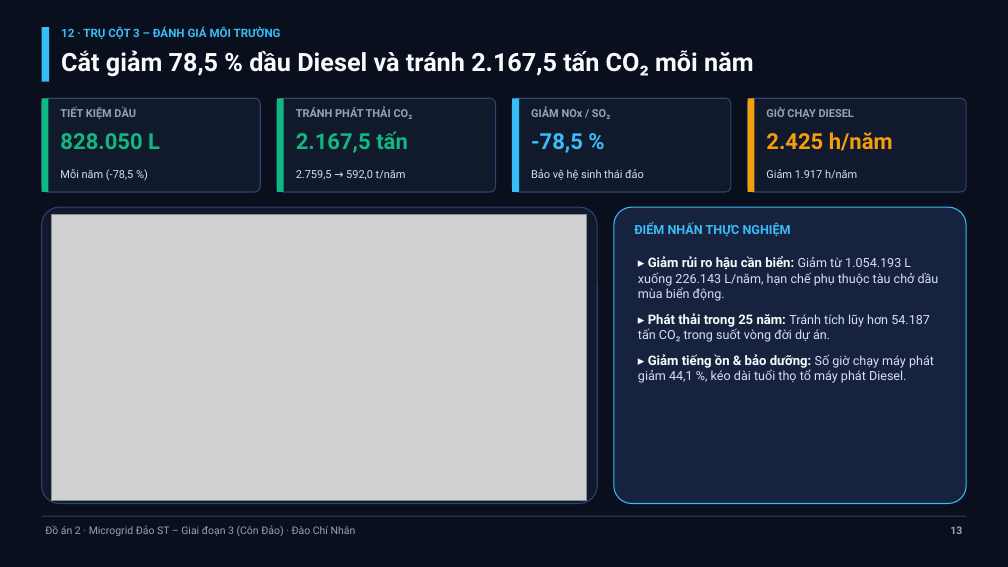
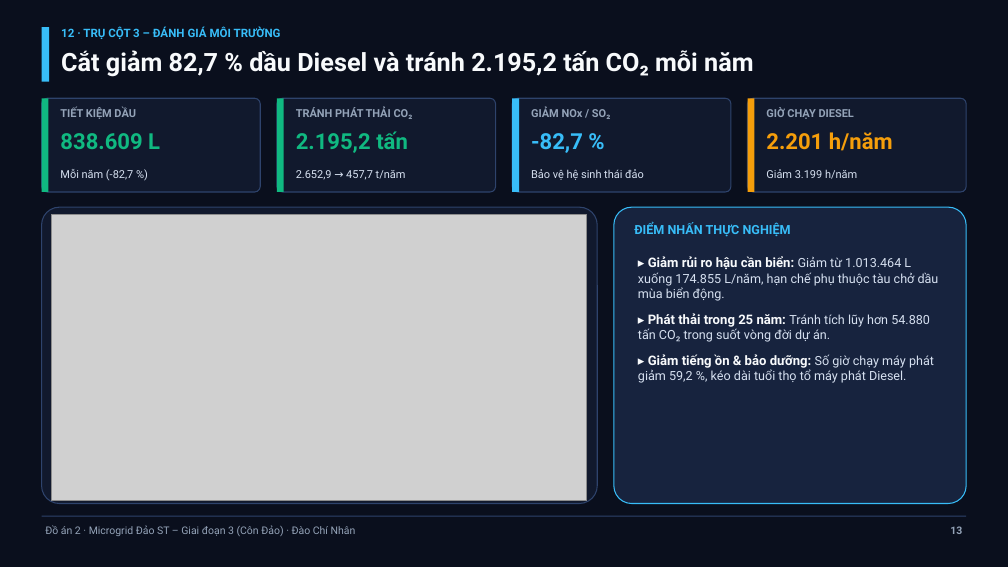
Before and after one commit to huongpro123/DoAn2_Microgrid_ConDao_ChiNhan, a slide deck: slide 13 of HO_SO_NOP_BAO_CAO_CHINH_THUC/07_Slide_Thuyet_Trinh_15_Trang_ST_Giai_Doan_3.pptx. Drawn at 1008x567 pixels with LibreOffice and Linux fonts; fonts in the diff are those of the drawing; grey boxes stand for pictures. Boxes give left, top, right and bottom in pixels: in the first picture for what was removed or moved away, otherwise in the second. Text is boxed around its words. In the diff, an @@ line names an element or a change of style, - is before the commit and + after.

```diff
--- a/HO_SO_NOP_BAO_CAO_CHINH_THUC/07_Slide_Thuyet_Trinh_15_Trang_ST_Giai_Doan_3.pptx
+++ b/HO_SO_NOP_BAO_CAO_CHINH_THUC/07_Slide_Thuyet_Trinh_15_Trang_ST_Giai_Doan_3.pptx
@@ text at bbox=[61, 50, 753, 77]: text changed @@
-Cắt giảm 78,5 % dầu Diesel và tránh 2.167,5 tấn CO₂ mỗi năm
+Cắt giảm 82,7 % dầu Diesel và tránh 2.195,2 tấn CO₂ mỗi năm
@@ text at bbox=[60, 133, 160, 149]: text changed @@
-828.050 L
+838.609 L
@@ text at bbox=[296, 131, 408, 153]: text changed @@
-2.167,5 tấn
+2.195,2 tấn
@@ text at bbox=[531, 133, 583, 153]: text changed @@
--78,5 %
+-82,7 %
@@ text at bbox=[766, 132, 893, 151]: text changed @@
-2.425 h/năm
+2.201 h/năm
@@ text at bbox=[60, 169, 133, 180]: text changed @@
-Mỗi năm (-78,5 %)
+Mỗi năm (-82,7 %)
@@ text at bbox=[296, 170, 406, 180]: text changed @@
-2.759,5 → 592,0 t/năm
+2.652,9 → 457,7 t/năm
@@ text at bbox=[766, 169, 857, 179]: text changed @@
-Giảm 1.917 h/năm
+Giảm 3.199 h/năm
@@ text at bbox=[638, 256, 939, 383]: text changed @@
-▸ Giảm rủi ro hậu cần biển: Giảm từ 1.054.193 L xuống 226.143 L/năm, hạn chế phụ thuộc tàu chở dầu mùa biển động.
-▸ Phát thải trong 25 năm: Tránh tích lũy hơn 54.187 tấn CO₂ trong suốt vòng đời dự án.
-▸ Giảm tiếng ồn & bảo dưỡng: Số giờ chạy máy phát giảm 44,1 %, kéo dài tuổi thọ tổ máy phát Diesel.
+▸ Giảm rủi ro hậu cần biển: Giảm từ 1.013.464 L xuống 174.855 L/năm, hạn chế phụ thuộc tàu chở dầu mùa biển động.
+▸ Phát thải trong 25 năm: Tránh tích lũy hơn 54.880 tấn CO₂ trong suốt vòng đời dự án.
+▸ Giảm tiếng ồn & bảo dưỡng: Số giờ chạy máy phát giảm 59,2 %, kéo dài tuổi thọ tổ máy phát Diesel.
```
Also in this commit, not shown: 14 other slides changed, 22 other files.
